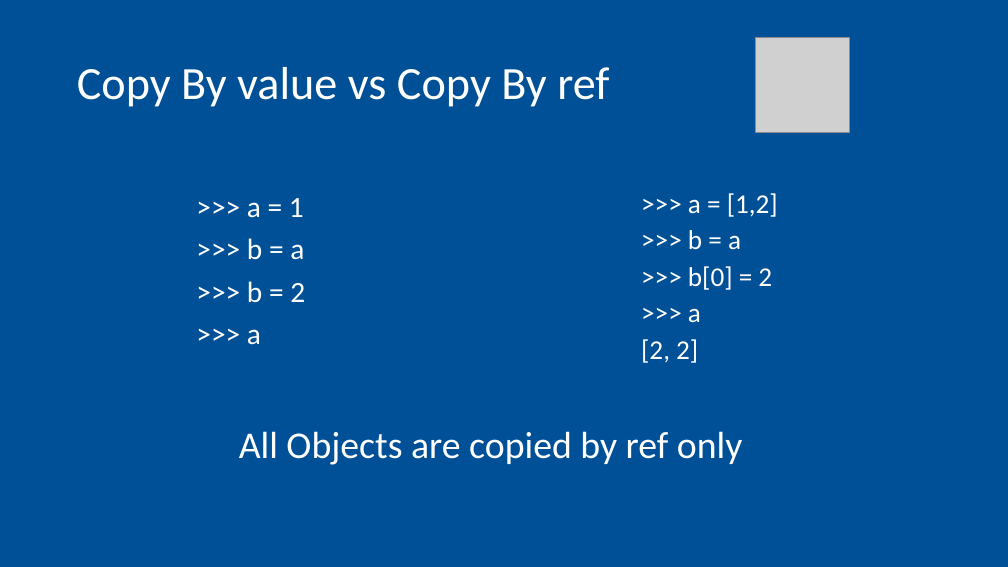
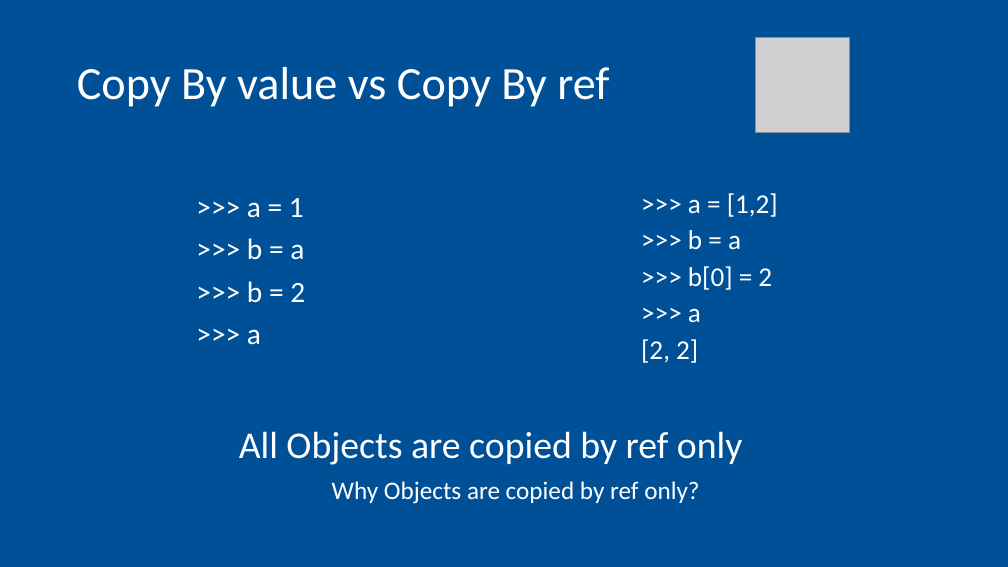
Before and after one commit to reach2arunprakash/python3, a slide deck: slide 12 of Opener/Python in 20 mins.pptx (slide 11 before the commit). Drawn at 1008x567 pixels with LibreOffice and Linux fonts; fonts in the diff are those of the drawing; grey boxes stand for pictures. Boxes give left, top, right and bottom in pixels: in the first picture for what was removed or moved away, otherwise in the second. Text is boxed around its words. In the diff, an @@ line names an element or a change of style, - is before the commit and + after.

```diff
--- a/Opener/Python in 20 mins.pptx
+++ b/Opener/Python in 20 mins.pptx
@@ text added at [332,481,699,504], 24 pt, text #FFFFFF @@
+Why Objects are copied by ref only?
```
Also in this commit, not shown: 5 other slides changed, 2 slides added.
